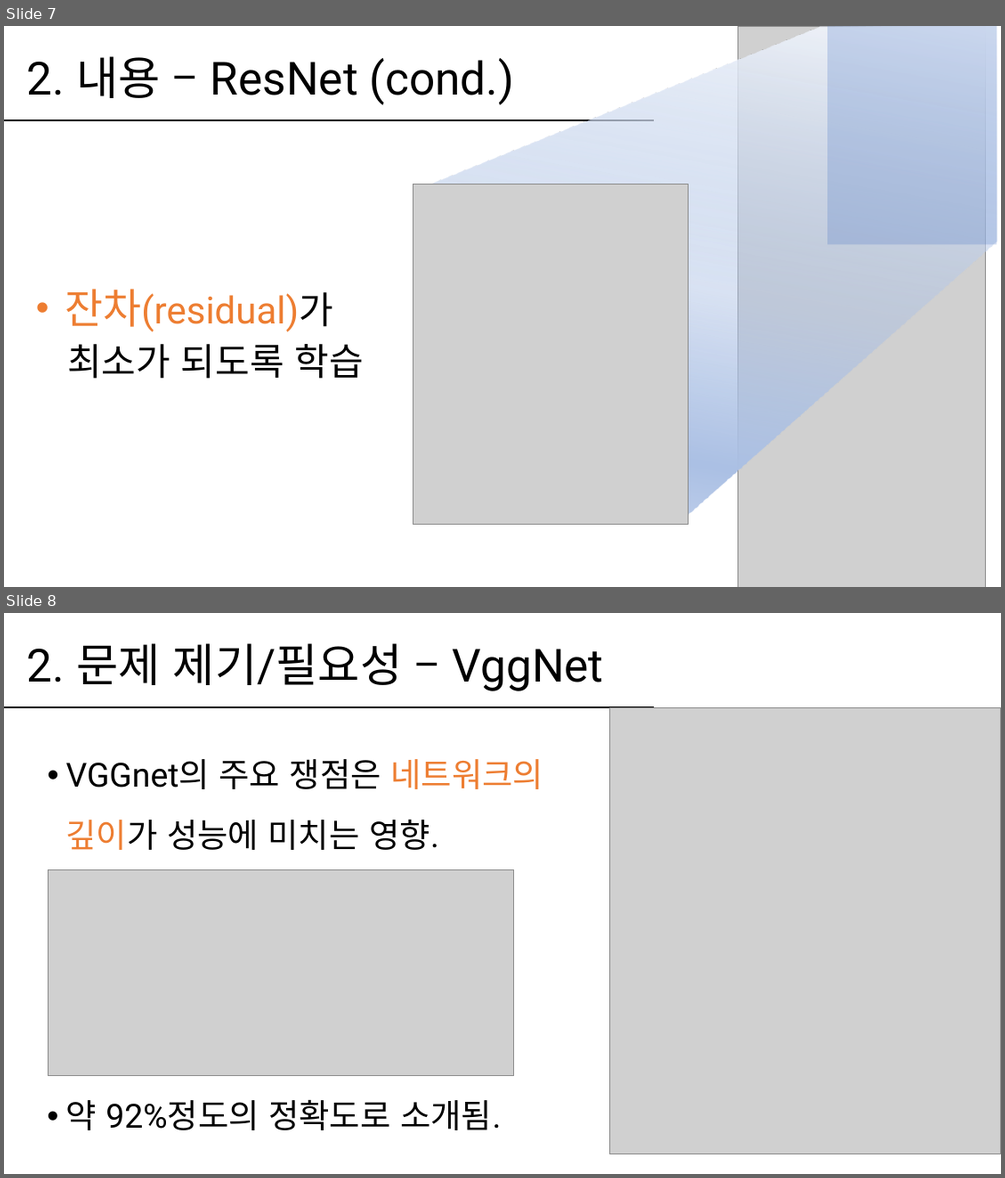
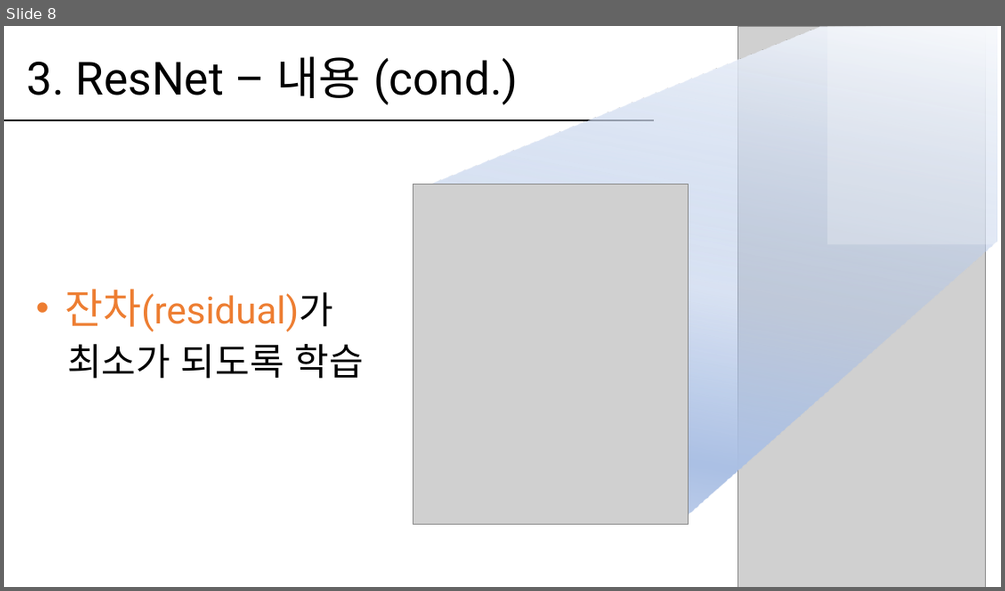
Before and after one commit to hanabzu/Computer-Vision-Project, a slide deck: report/발표_20154532.pptx. Shown one above the other, each under a label of ours: slides 7 and 8 before the commit, slide 8 after it. The pictures are 1005x1178 and 1005x591 pixels, drawn with LibreOffice and Linux fonts; fonts in the diff are those of the drawing; grey boxes stand for pictures. Boxes give left, top, right and bottom in pixels: in the first picture for what was removed or moved away, otherwise in the second. Text is boxed around its words. In the diff, an @@ line names an element or a change of style, - is before the commit and + after.

```diff
--- a/report/발표_20154532.pptx
+++ b/report/발표_20154532.pptx
@@ slide 8 removed at (x1=4, y1=613, x2=1001, y2=1174), background #FFFFFF @@
@@ title removed at (x1=27, y1=643, x2=604, y2=691) @@
-2. 문제 제기/필요성 – VggNet
@@ line removed from (4, 708) to (655, 708) @@
@@ picture removed at (x1=610, y1=708, x2=1001, y2=1153) @@
@@ text removed at (x1=66, y1=759, x2=543, y2=850) @@
-• VGGnet의 주요 쟁점은 네트워크의 깊이가 성능에 미치는 영향.
@@ picture removed at (x1=48, y1=869, x2=514, y2=1076) @@
@@ text removed at (x1=65, y1=1100, x2=501, y2=1130) @@
-• 약 92%정도의 정확도로 소개됨.
@@ what was slide 7 is now slide 8 @@
@@ slide 8 changed as well @@
@@ rectangle at (x1=827, y1=26, x2=996, y2=244): fill #4472C4 at 24% opacity to #FFFFFF at 24% opacity @@
@@ title at (x1=27, y1=56, x2=518, y2=105): text changed @@
-2. 내용 – ResNet (cond.)
+3. ResNet – 내용 (cond.)
```
Also in this commit, not shown: 5 other slides changed, 14 slides added, 5 other slides removed, 2 other files.
